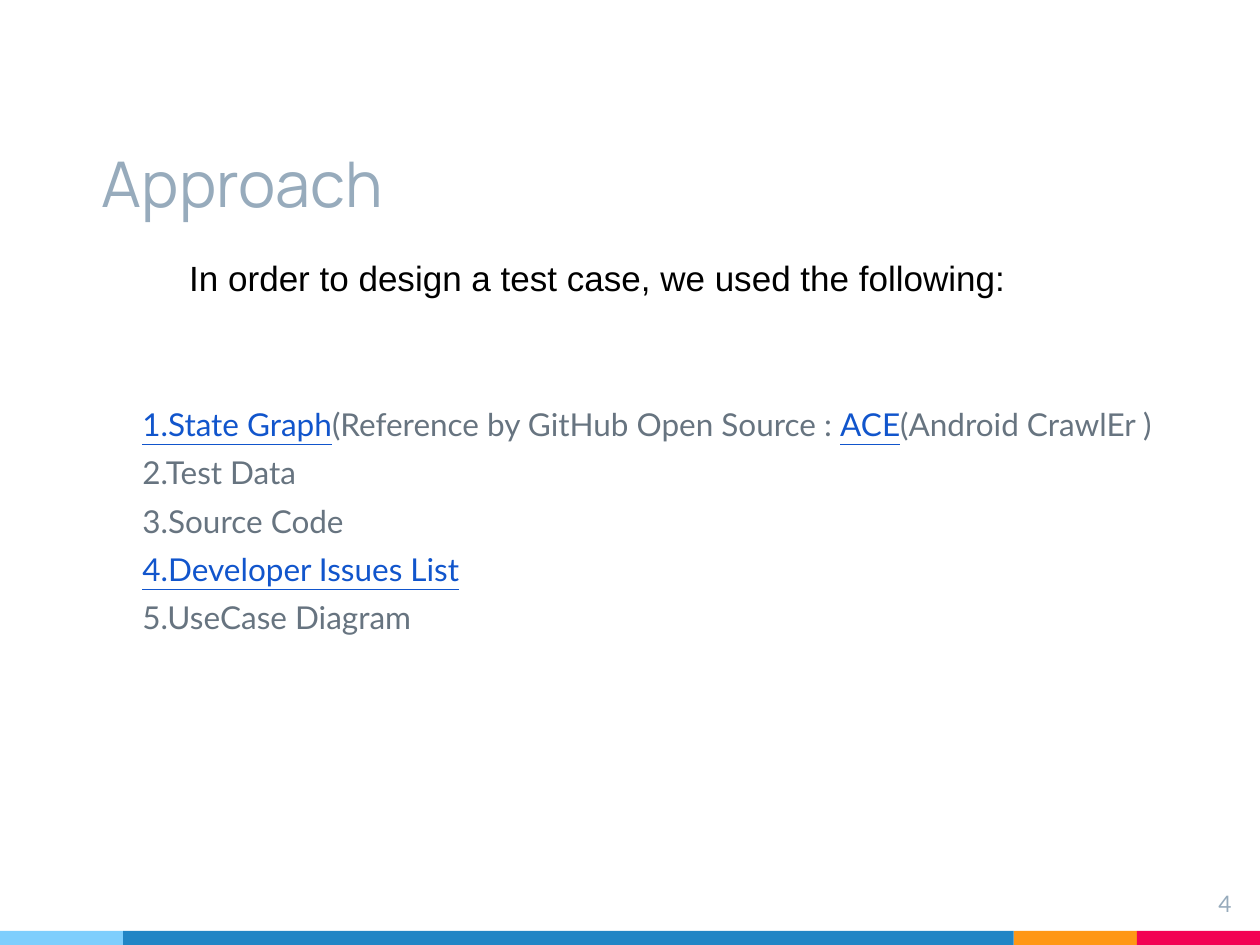
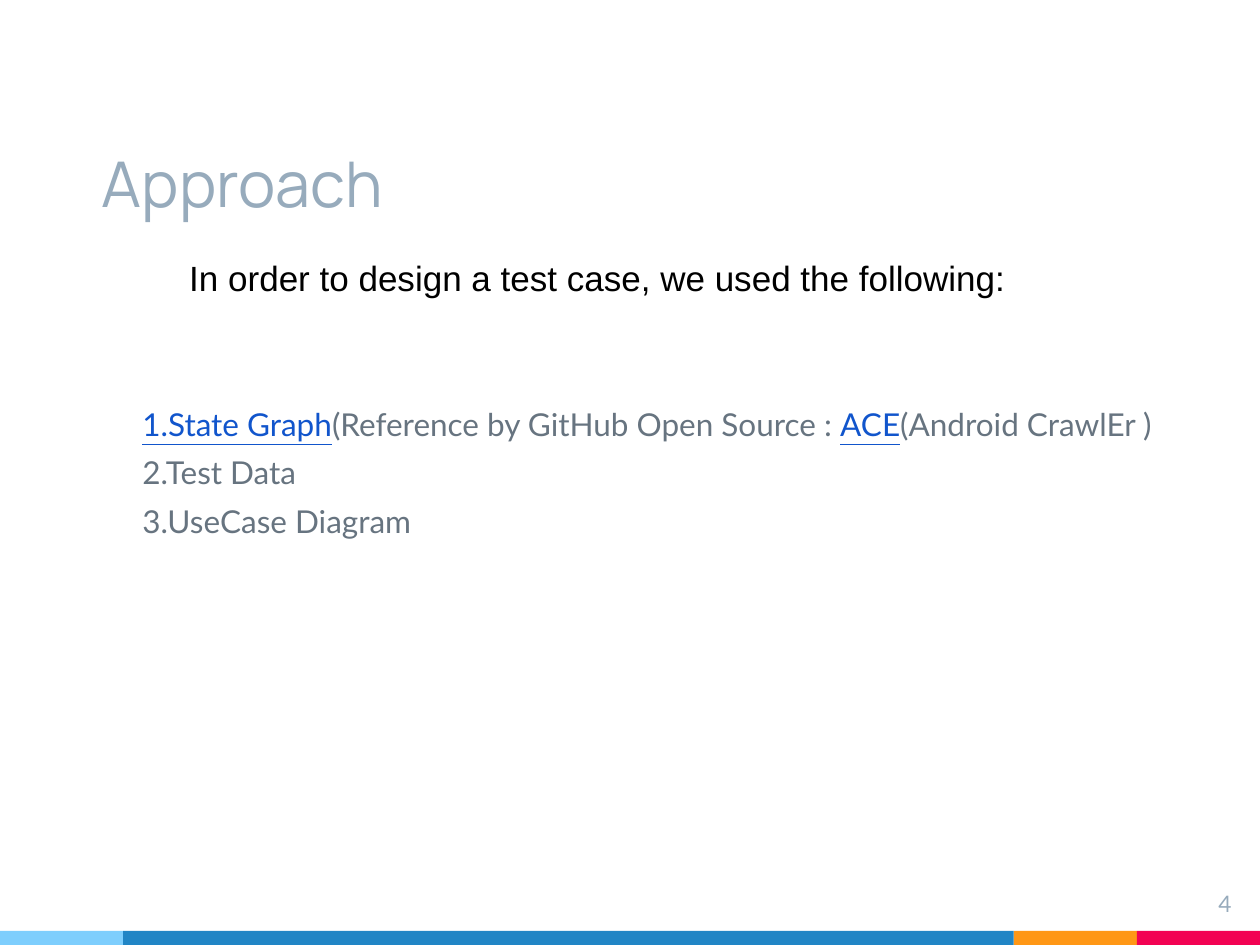
Before and after one commit to likesm0887/STV-Project, a slide deck: slide 4 of Document/軟體測試期末簡報.pptx. Drawn at 1260x945 pixels with LibreOffice and Linux fonts; fonts in the diff are those of the drawing. Boxes give left, top, right and bottom in pixels: in the first picture for what was removed or moved away, otherwise in the second. Text is boxed around its words. In the diff, an @@ line names an element or a change of style, - is before the commit and + after.

```diff
--- a/Document/軟體測試期末簡報.pptx
+++ b/Document/軟體測試期末簡報.pptx
@@ text at box(142, 510, 411, 539): text changed @@
-3.Source Code
-4.Developer Issues List
-5.UseCase Diagram
+3.UseCase Diagram
```
Also in this commit, not shown: 2 other slides changed, 1 slide added.
